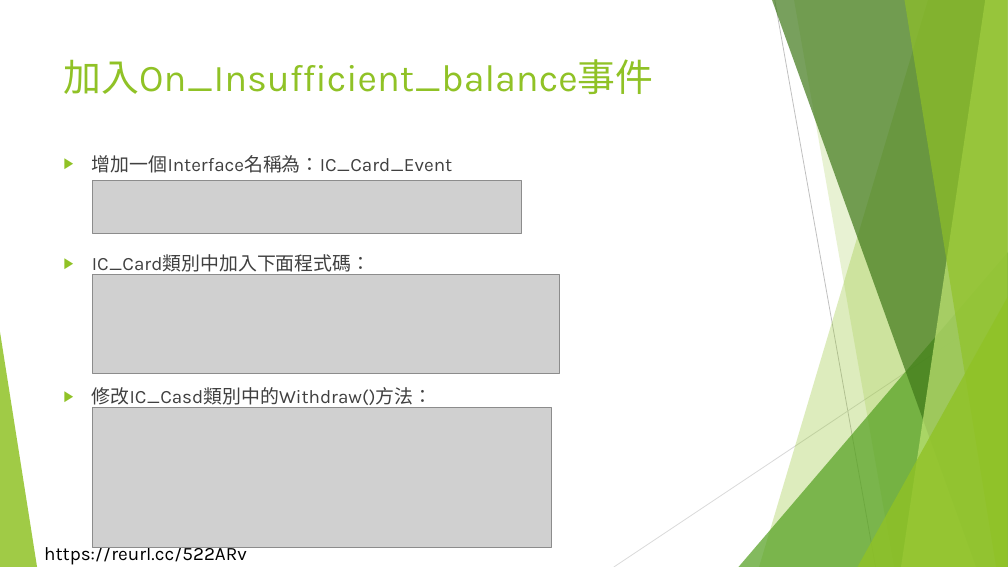
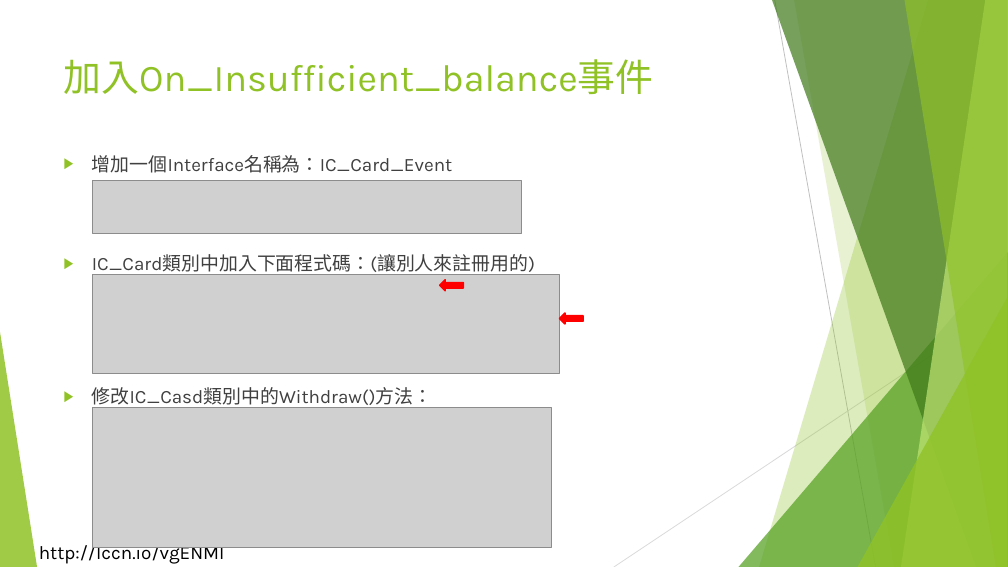
Before and after one commit to liulawsi/My_PPTs, a slide deck: slide 28 of LCC/Java/10_物件導向程式設計.pptx. Drawn at 1008x567 pixels with LibreOffice and Linux fonts; fonts in the diff are those of the drawing; grey boxes stand for pictures; background and template pictures are left out. Boxes give left, top, right and bottom in pixels: in the first picture for what was removed or moved away, otherwise in the second. Text is boxed around its words. In the diff, an @@ line names an element or a change of style, - is before the commit and + after.

```diff
--- a/LCC/Java/10_物件導向程式設計.pptx
+++ b/LCC/Java/10_物件導向程式設計.pptx
@@ text at [92,254,535,276]: text changed @@
-▶ IC_Card類別中加入下面程式碼：
+▶ IC_Card類別中加入下面程式碼：(讓別人來註冊用的)
@@ right arrow added at [440,280,464,290], fill #FF0000, outline #FF0000 1.5 pt @@
@@ right arrow added at [560,313,583,324], fill #FF0000, outline #FF0000 1.5 pt @@
@@ text added at [39,542,225,564], 18 pt, text #000000 @@
+http://lccn.io/vgENMI
@@ text removed at [44,543,247,565] @@
-https://reurl.cc/522ARv
```
Also in this commit, not shown: 39 other slides changed, 17 slides added, 7 other files.
